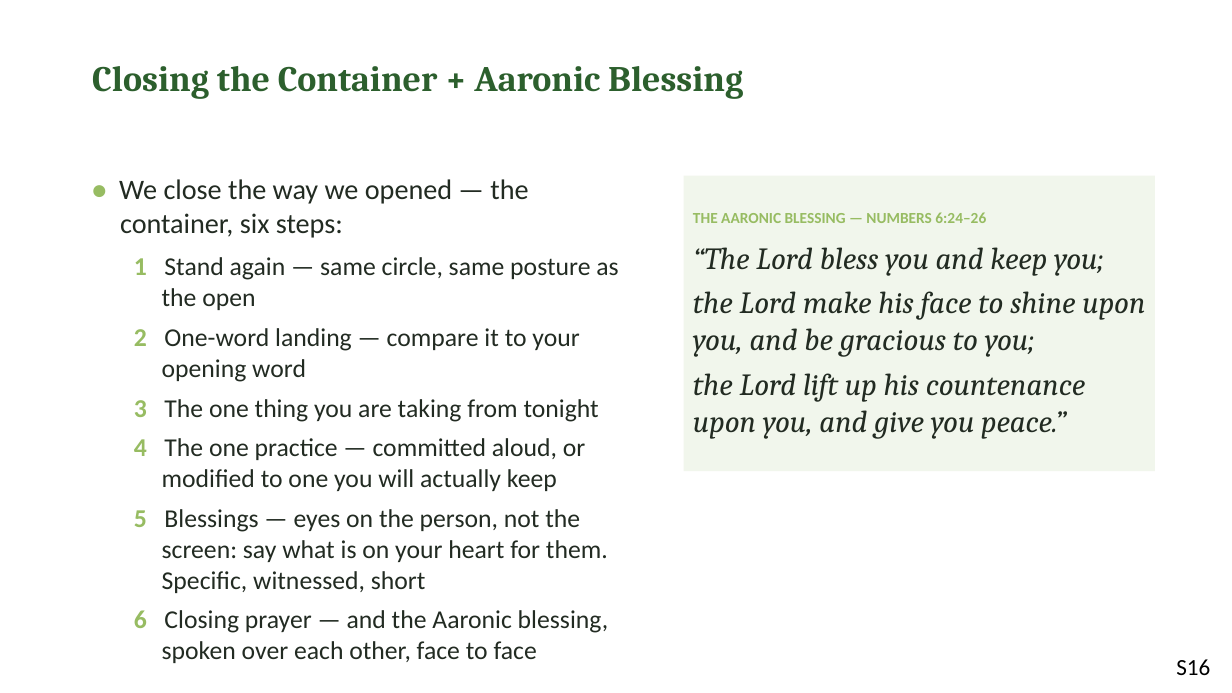
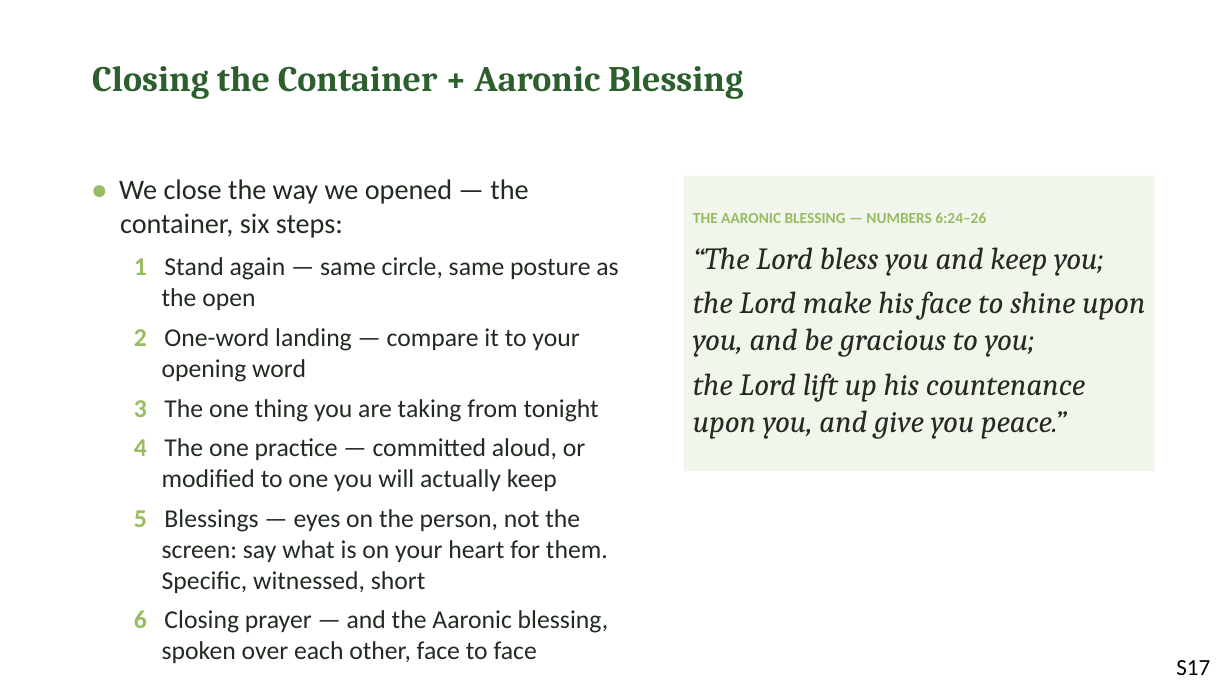
Before and after one commit to jgtittle-ministries/fellowship-of-the-heart-pilot-at-cca-dev, a slide deck: slide 17 of _implementation-notes/evening-series/FotH Evening Session 13a Slides DRAFT v1.pptx (slide 16 before the commit). Drawn at 1232x693 pixels with LibreOffice and Linux fonts; fonts in the diff are those of the drawing. Boxes give left, top, right and bottom in pixels: in the first picture for what was removed or moved away, otherwise in the second. Text is boxed around its words. In the diff, an @@ line names an element or a change of style, - is before the commit and + after.

```diff
--- a/_implementation-notes/evening-series/FotH Evening Session 13a Slides DRAFT v1.pptx
+++ b/_implementation-notes/evening-series/FotH Evening Session 13a Slides DRAFT v1.pptx
@@ text at (1176,660,1210,675): text changed @@
-S16
+S17
```
Also in this commit, not shown: 4 other slides changed, 1 slide added, 20 other files.
